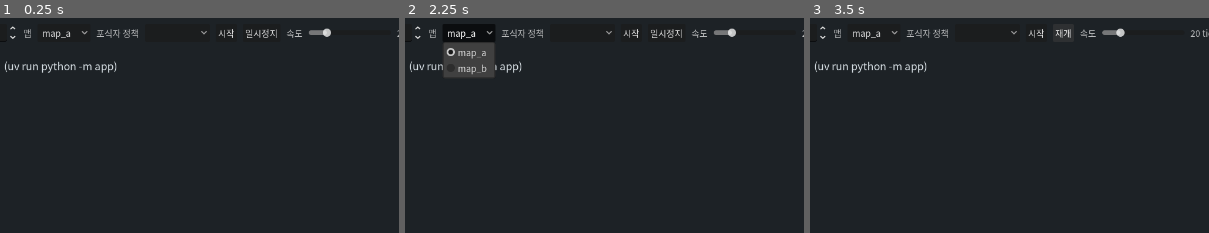
Above: before the commit, frames 1-3 (left to right).
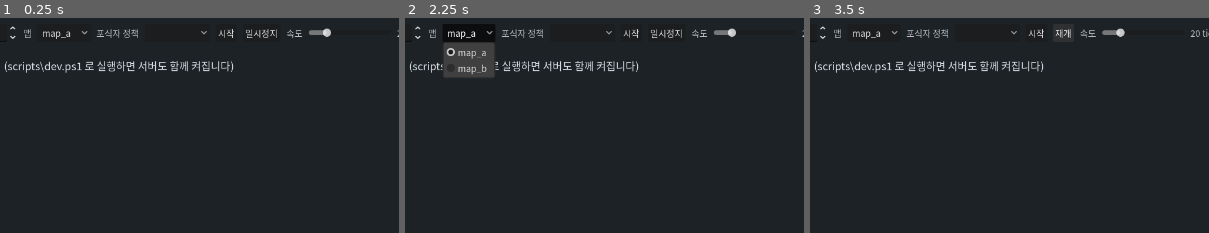
Above: after the commit, the same moments.

Repository: jngbnss/paleosphere-ai
Game: Godot game, scene res://scenes/main.tscn
Same seed, same stepped clock (60 frames per second), same inputs: the game is played once before the commit and once after it.
Inputs:
- Up to frame 1 (0.25 s): no input
- Up to frame 2 (2.25 s): click "시작" at 0.5 s; click "시작" at 1.25 s; click "map_a" at 2 s
- Up to frame 3 (3.5 s): click "일시정지" at 2.75 s
The pictures show only the part of the screen within x 17-67%, y 0-50%; the shares and areas given below are measured in that part.

The runs differ from the first frame. In frame 1, 1.2% of the frame differs, in the area x 2-59%, y 20-26%; in frame 2, 0.9%; in frame 3, 1.2%.

Commit message:
fix: 뷰어 연결 즉시 자동 시작, dev.ps1 -Smoke·--all-extras
Co-Authored-By: Claude Opus 5.5 <noreply@anthropic.com>

Diff:
--- a/godot/scripts/main.gd
+++ b/godot/scripts/main.gd
@@ -490,6 +490,8 @@
 	elif smoke_mode and replay == null:
 		speed_slider.set_value_no_signal(60 if screenshot_path else 20)
 		_start()
+	elif last_snapshot.is_empty() and replay == null:
+		_start()  # first connection: show a running world right away (ppo, map_a)
 
 
 func _on_snapshot(s: Dictionary) -> void:
--- a/godot/scripts/world_view.gd
+++ b/godot/scripts/world_view.gd
@@ -80,7 +80,8 @@
 
 func _draw() -> void:
 	if snapshot.is_empty():
-		draw_string(get_theme_default_font(), Vector2(24, 40), "서버 연결을 기다리는 중…  (uv run python -m app)",
+		draw_string(get_theme_default_font(), Vector2(24, 40),
+			"서버 연결을 기다리는 중…  (scripts\\dev.ps1 로 실행하면 서버도 함께 켜집니다)",
 			HORIZONTAL_ALIGNMENT_LEFT, -1, 18, Color(0.85, 0.88, 0.9))
 		return
 	var s := _scale()
Not shown, changed: README.md
Not shown, changed: scripts/dev.ps1
